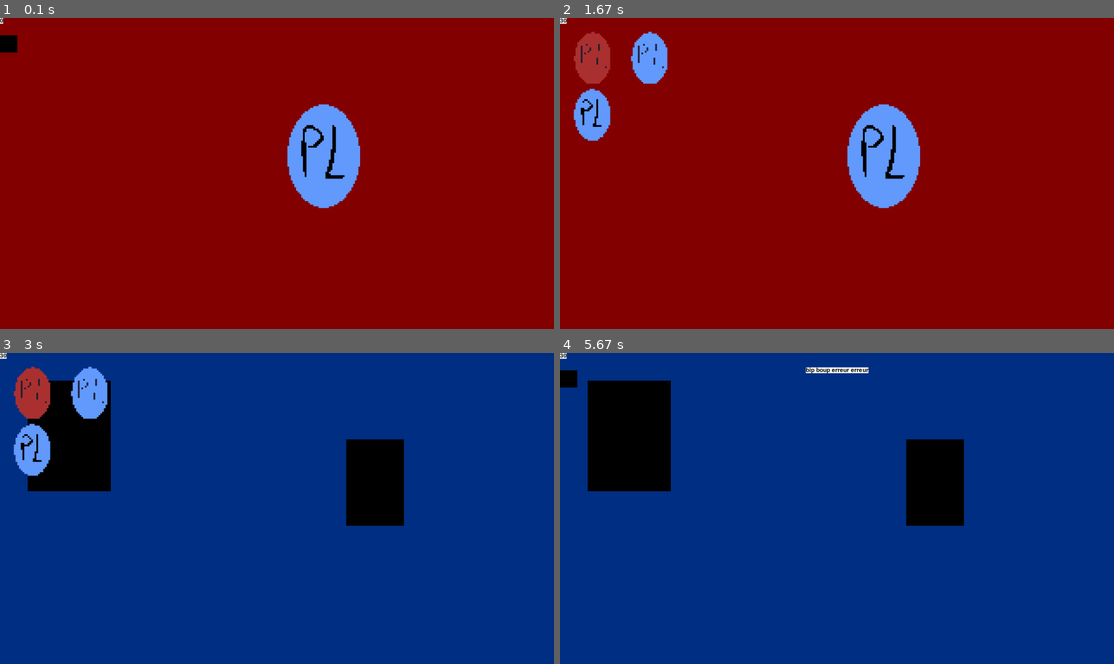
Above: before the commit, frames 1-4 (two rows, left to right).
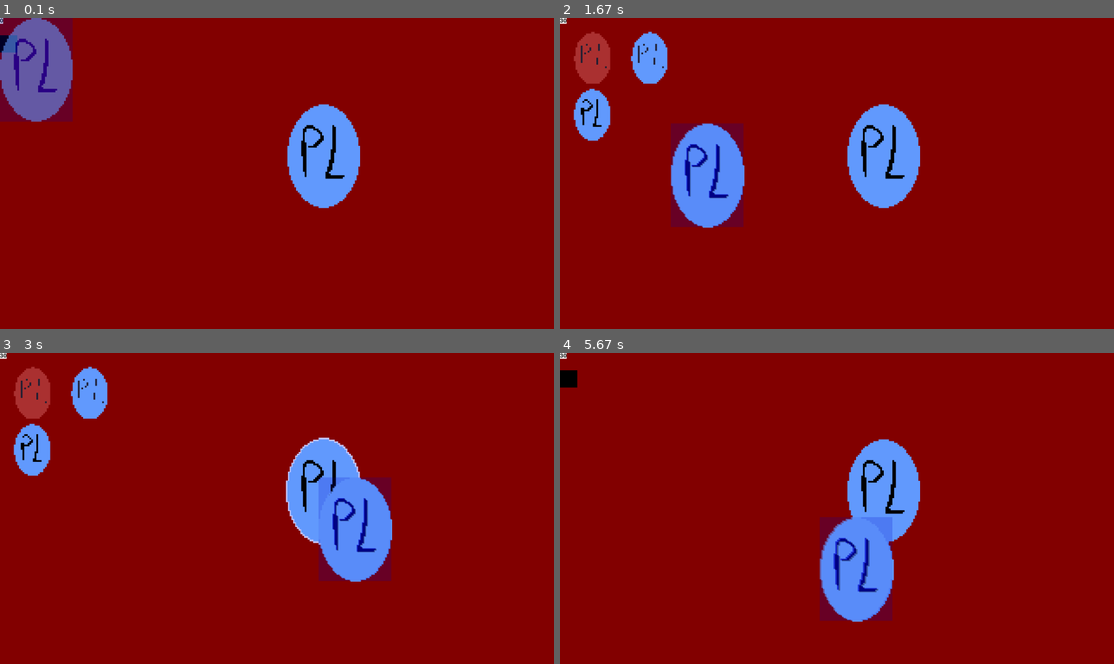
Above: after the commit, the same moments.

Repository: PouchyCorp/TrophNSI
Game: pygame game, started from sources/main.py
The game is run twice, just before and just after one commit, with the same random seed, the same clock (stepped at 60 frames per second) and the same inputs.
Inputs (mouse positions are in pixels of both pictures, inside the frame that each line leads up to):
- Up to frame 1 (0.1 s): no input
- Up to frame 2 (1.67 s): press the mouse at (881, 154) at 0.37 s; move the mouse to (776, 142) at 0.47 s; release the mouse at (665, 126) at 0.6 s; tap Space at 0.67 s; press the mouse at (593, 58) at 1.03 s; move the mouse to (670, 55) at 1.13 s; release the mouse at (748, 55) at 1.27 s; press the mouse at (881, 154) at 1.37 s; move the mouse to (776, 139) at 1.47 s; release the mouse at (670, 123) at 1.6 s
- Up to frame 3 (3 s): press the mouse at (33, 393) at 1.7 s; move the mouse to (105, 402) at 1.8 s; release the mouse at (177, 412) at 1.93 s; press the mouse at (33, 449) at 2.03 s; move the mouse to (88, 505) at 2.13 s; release the mouse at (144, 564) at 2.27 s; press the mouse at (33, 393) at 2.37 s; move the mouse to (132, 492) at 2.47 s; release the mouse at (232, 592) at 2.6 s; press the mouse at (33, 393) at 2.7 s; move the mouse to (177, 433) at 2.8 s; release the mouse at (321, 477) at 2.93 s
- Up to frame 4 (5.67 s): press the mouse at (593, 393) at 3.03 s; move the mouse to (764, 502) at 3.13 s; release the mouse at (936, 611) at 3.27 s; press the mouse at (648, 393) at 3.37 s; move the mouse to (809, 461) at 3.47 s; release the mouse at (975, 530) at 3.6 s; press the mouse at (593, 393) at 3.7 s; move the mouse to (609, 424) at 3.8 s; release the mouse at (632, 452) at 3.93 s; press the mouse at (593, 393) at 4.03 s; move the mouse to (615, 393) at 4.13 s; release the mouse at (643, 393) at 4.27 s; press the mouse at (648, 393) at 4.37 s; move the mouse to (648, 502) at 4.47 s; release the mouse at (643, 611) at 4.6 s; press the mouse at (593, 449) at 5.2 s; move the mouse to (704, 483) at 5.3 s; release the mouse at (820, 517) at 5.43 s; tap Space at 5.57 s

The runs differ from the first frame. In frame 1, 4.4% of the frame differs, in the area x 0-14%, y 0-34%; in frame 2, 4.4%; in frame 3, 97%; in frame 4, 100%, in the area x 0-100%, y 0-100%.

Commit message:
build mode (not optimized)

Diff:
--- a/sources/main.py
+++ b/sources/main.py
@@ -6,6 +6,7 @@
 from objects.placeable import Placeable
 from objects.inventory import Inventory
 from objects.coord import Coord
+from objects.build_mode import Build_mode
 
 pg.init()
 
@@ -35,10 +36,14 @@
 
     current_room = R1
     popups : list[Popup] = []
+
     inventory : Inventory = Inventory()
     inventory.lst.append(Placeable('1',Coord(1,(121,50)),pg.image.load('data/p1.png')))
     inventory.lst.append(Placeable('1',Coord(1,(121,50)),pg.image.load('data/p2.png')))
     inventory.lst.append(Placeable('1',Coord(1,(121,50)),pg.image.load('data/p3.png')))
+
+    build_mode : Build_mode = Build_mode(Placeable('R1_stairs', Coord(1,(1000,300)), pg.transform.scale_by(pg.image.load("data/p3.png"),6)))
+    build_mode.in_build_mode = True
 
     while True:
         CLOCK.tick (30)
@@ -67,8 +72,12 @@
                     print(inventory.opened)
 
             if event.type == pg.MOUSEBUTTONUP:
+
+                if build_mode.in_build_mode:
+                    current_room.placed.append(build_mode.place(mouse_pos))
+
                 for placeable in current_room.placed:
-                    if placeable.rect.collidepoint(mouse_pos.x, mouse_pos.y):
+                    if placeable.rect.collidepoint(mouse_pos.x, mouse_pos.y) and not build_mode.in_build_mode:
                         match placeable.name:
                             case 'R1_stairs':
                                 current_room = R2
@@ -82,9 +91,16 @@
         #fps counter
         WIN.blit(Popup(str(round(CLOCK.get_fps()))).text_surf,(0,0))
 
+
         #use blits because more performant
         current_room.draw_placed(WIN)
+
         inventory.draw(WIN, mouse_pos)
+
+        if build_mode.in_build_mode:
+            build_mode.show_hologram(WIN, mouse_pos)
+
+        #drawed last
         render_popups()
 
         pg.display.flip()
--- a/sources/objects/build-mode.py
+++ /dev/null
@@ -1,14 +0,0 @@
-from placeable import Placeable
-from room import Room
-from coord import Coord
-from pygame import Surface
-
-class Build_mode():
-    def __init__(self, selected_placeable) -> None:
-        self.selected_placeable : Placeable = selected_placeable
-        self.in_build_mode : bool = False
-
-    def show_hologram(self, win : Surface, mouse_pos : Coord):
-        pass
-    def place(self, current_room : Room):
-        pass
--- /dev/null
+++ b/sources/objects/build_mode.py
@@ -0,0 +1,27 @@
+from placeable import Placeable
+from room import Room
+from coord import Coord
+from pygame import Surface, BLEND_RGBA_ADD
+
+class Build_mode():
+    def __init__(self, selected_placeable) -> None:
+        self.selected_placeable : Placeable = selected_placeable
+        self.in_build_mode : bool = False
+
+    def show_hologram(self, win : Surface, mouse_pos : Coord):
+        pixel_perfect_mouse_pos = mouse_pos.get_pixel_perfect()
+
+        hologram_rect_surf : Surface = Surface((self.selected_placeable.rect.width, self.selected_placeable.rect.height))
+        hologram_rect_surf.set_alpha(50)
+        hologram_rect_surf.fill((0,0,200,50))
+
+        hologram : Surface = self.selected_placeable.surf.copy()
+        hologram.set_alpha(150)
+        hologram.fill((0,0,200,0),special_flags=BLEND_RGBA_ADD)
+
+        win.blits([(hologram_rect_surf, pixel_perfect_mouse_pos), (hologram, pixel_perfect_mouse_pos)])
+
+    def place(self, mouse_pos : Coord) -> Placeable:
+        self.selected_placeable.coord = mouse_pos
+        self.selected_placeable.placed = True
+        return self.selected_placeable
